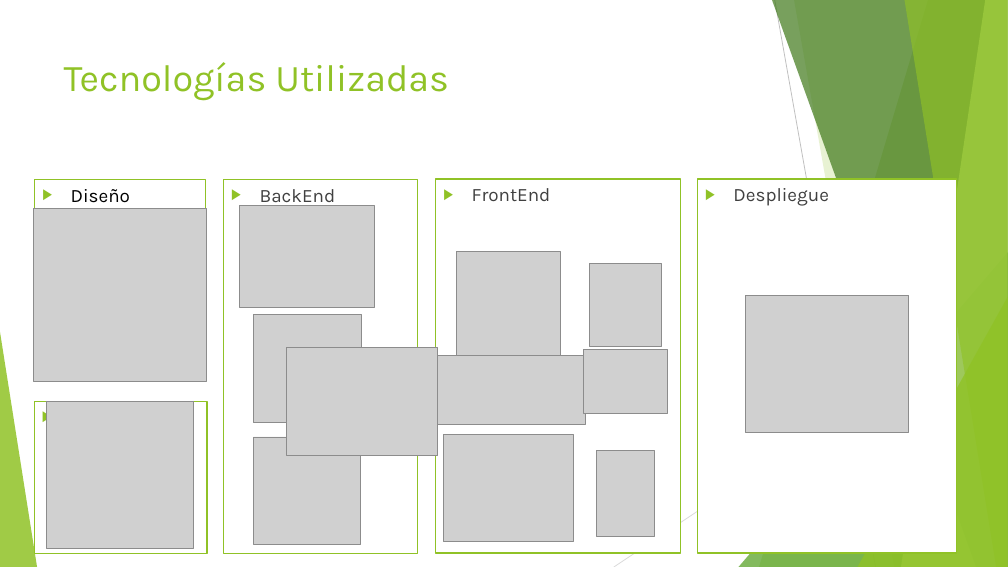
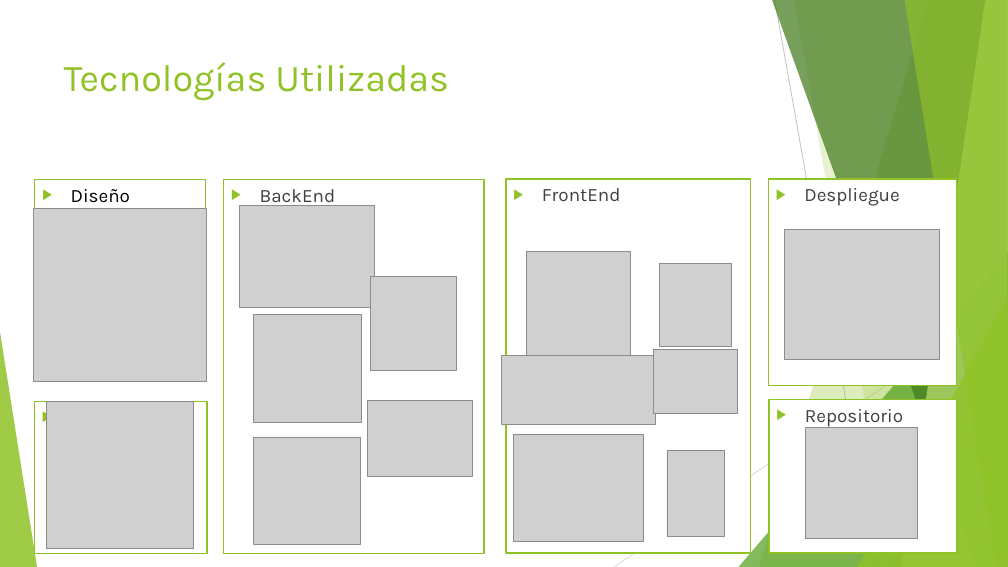
Before and after one commit to AlVelRap/dietario, a slide deck: slide 6 of Presentacion y memorias/Gestor de Dietas.pptx. Drawn at 1008x567 pixels with LibreOffice and Linux fonts; fonts in the diff are those of the drawing; grey boxes stand for pictures. Boxes give left, top, right and bottom in pixels: in the first picture for what was removed or moved away, otherwise in the second. Text is boxed around its words. In the diff, an @@ line names an element or a change of style, - is before the commit and + after.

```diff
--- a/Presentacion y memorias/Gestor de Dietas.pptx
+++ b/Presentacion y memorias/Gestor de Dietas.pptx
@@ rectangle "BackEnd": place and size @@
-rectangle "BackEnd" at [224,179,418,553]
+rectangle "BackEnd" at [224,179,485,553]
@@ 6 pictures, 1 rectangle: place and size @@
-6 pictures, 1 rectangle at [431,179,681,553]
+6 pictures, 1 rectangle at [501,179,751,553]
@@ rectangle "Despliegue": place and size @@
-rectangle "Despliegue" at [698,179,957,553]
+rectangle "Despliegue" at [768,179,957,386]
@@ picture: place and size @@
-picture at [746,296,909,433]
+picture at [785,229,940,359]
@@ picture added at [371,276,457,370] @@
@@ picture: place and size @@
-picture at [287,348,438,456]
+picture at [368,401,473,476]
@@ rectangle added at [769,399,957,553], fill #FFFFFF, outline #90C226 1.5 pt, 18 pt, text #404040 @@
+▶ Repositorio
@@ picture added at [806,427,918,539] @@
```
Also in this commit, not shown: 5 other slides changed, 30 other files.
